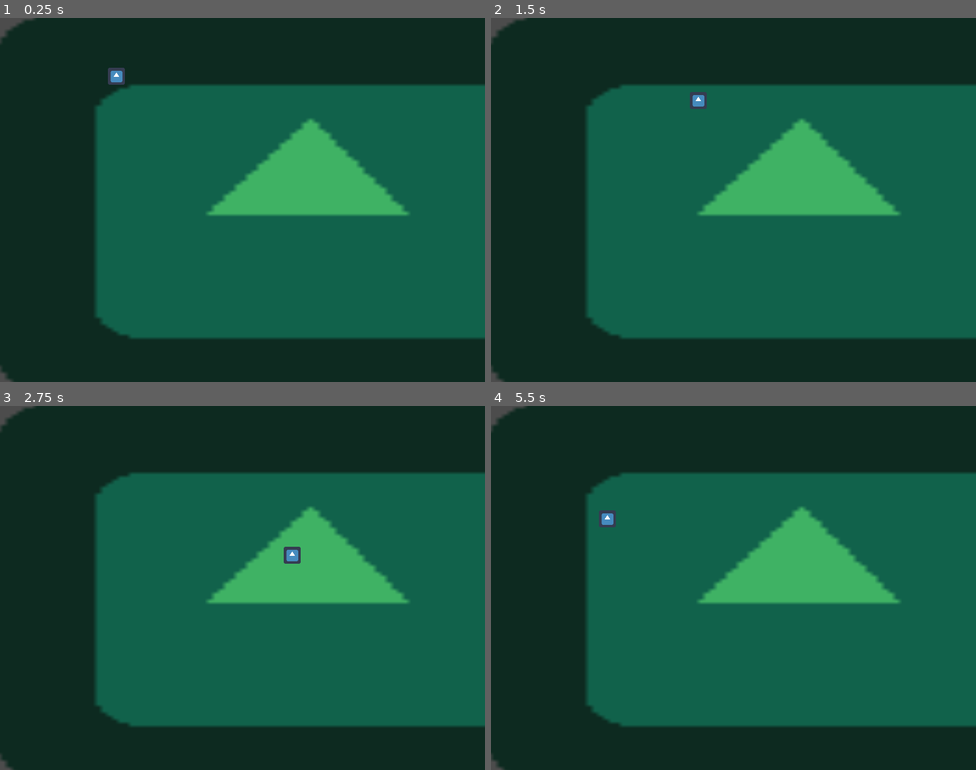
Above: before the commit, frames 1-4 (two rows, left to right).
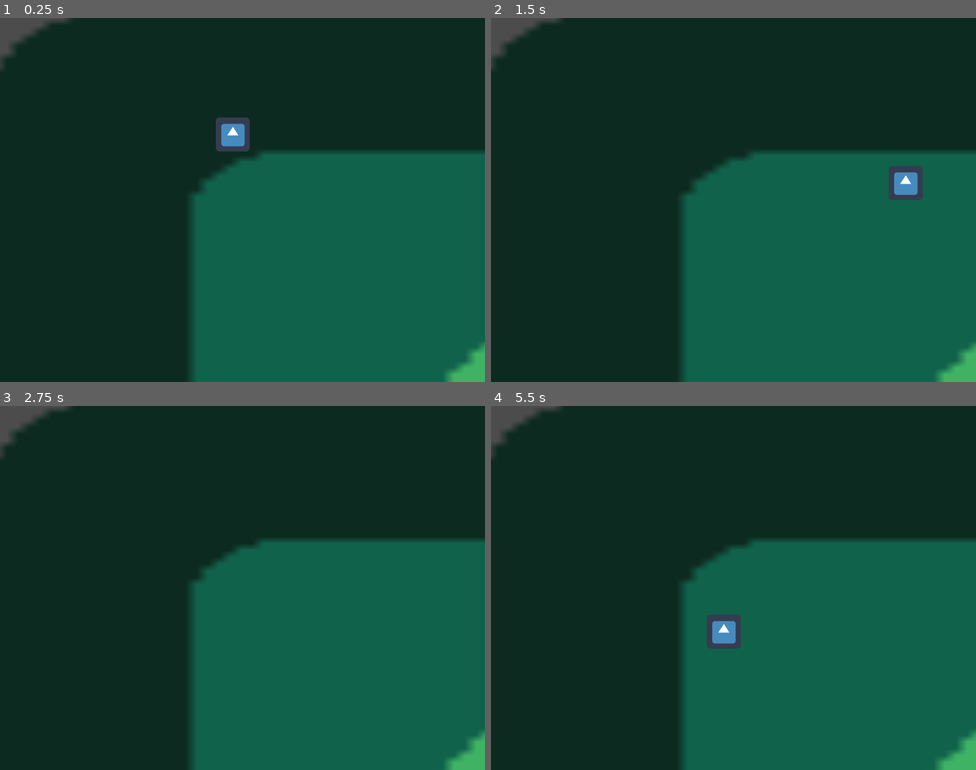
Above: after the commit, the same moments.

Repository: site12/LudumDare46
Game: Godot game, scene res://player/world.tscn
Two runs of this game, one before a commit and one after it. Both use one fixed random seed, a clock stepped at 60 frames per second and the inputs below. The engine's default icon, where the game draws it, is replaced by a stand-in: a white triangle on a blue panel in a dark square.
Inputs:
- Up to frame 1 (0.25 s): no input
- Up to frame 2 (1.5 s): tap Enter at 0.5 s; hold D (right) 0.53-1.28 s; hold S (down) from 1.28 s (still down)
- Up to frame 3 (2.75 s): release S (down) at 2.03 s; hold D (right) from 2.03 s (still down)
- Up to frame 4 (5.5 s): release D (right) at 2.78 s; hold W (up) 2.78-3.53 s; hold A (left) 3.53-5.03 s; hold S (down) from 5.03 s (still down)

The runs differ from the first frame. In frame 1, 39% of the frame differs, in the area x 0-100%, y 0-100%; in frame 2, 39%; in frame 3, 39%; in frame 4, 39%.

Commit message:
Update project.godot

Diff:
--- a/project.godot
+++ b/project.godot
@@ -21,7 +21,11 @@
 
 [display]
 
-window/size/width=800
+window/size/width=400
+window/size/height=300
+window/size/resizable=false
+window/per_pixel_transparency/allowed=true
+window/per_pixel_transparency/enabled=true
 window/stretch/mode="2d"
 window/stretch/aspect="keep"
 
